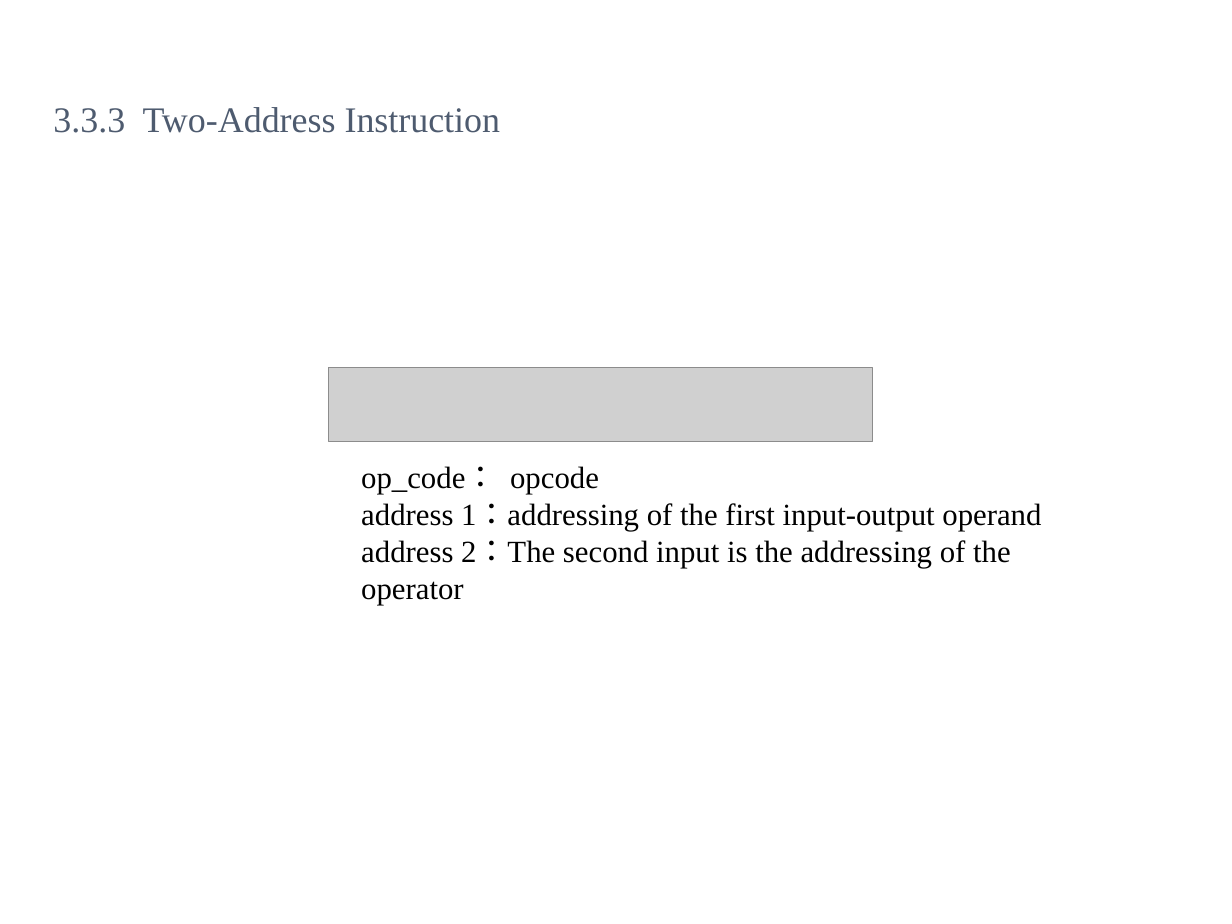
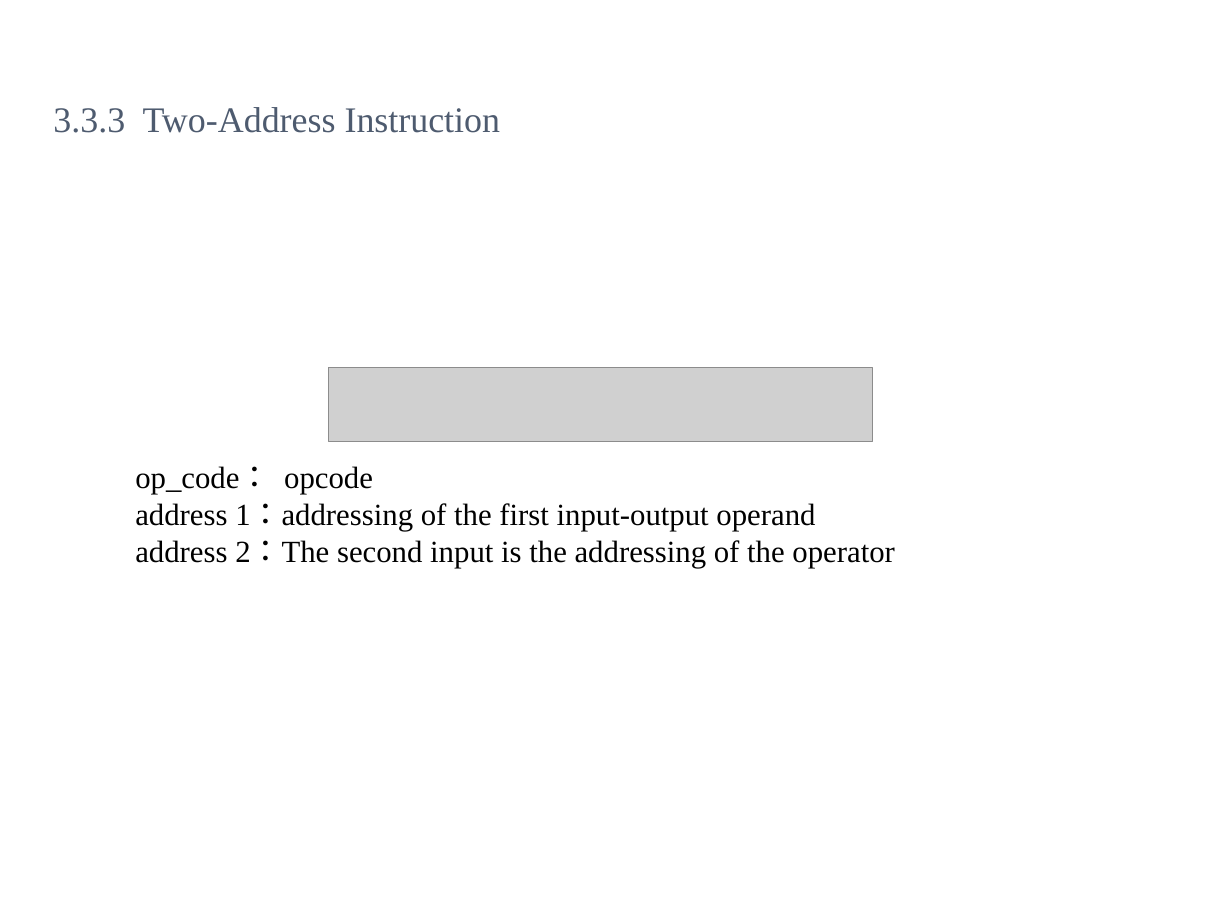
Before and after one commit to kevincdj3269-hash/CLASS-Comptuer-Architecture-, a slide deck: slide 40 of Course/ch03.ppt. Drawn at 1232x924 pixels with LibreOffice and Linux fonts; fonts in the diff are those of the drawing; grey boxes stand for pictures; background and template pictures are left out. Boxes give left, top, right and bottom in pixels: in the first picture for what was removed or moved away, otherwise in the second. Text is boxed around its words. In the diff, an @@ line names an element or a change of style, - is before the commit and + after.

```diff
--- a/Course/ch03.ppt
+++ b/Course/ch03.ppt
@@ text "op_code： opcode" rewrapped from (361, 466, 1041, 605) to (135, 466, 895, 568) @@
```
Also in this commit, not shown: 41 other slides changed.
